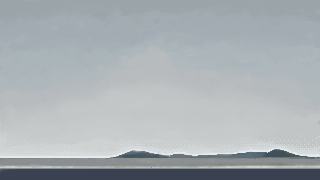
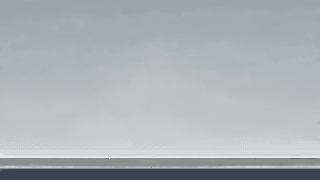
The second 320x180 image is a revision of the first. Changes to its layers:
hid "i" over [0, 6, 320, 159]
hid "i2" over [0, 6, 320, 159]
moved "i3" above "图层 10" over [0, 6, 320, 159]
